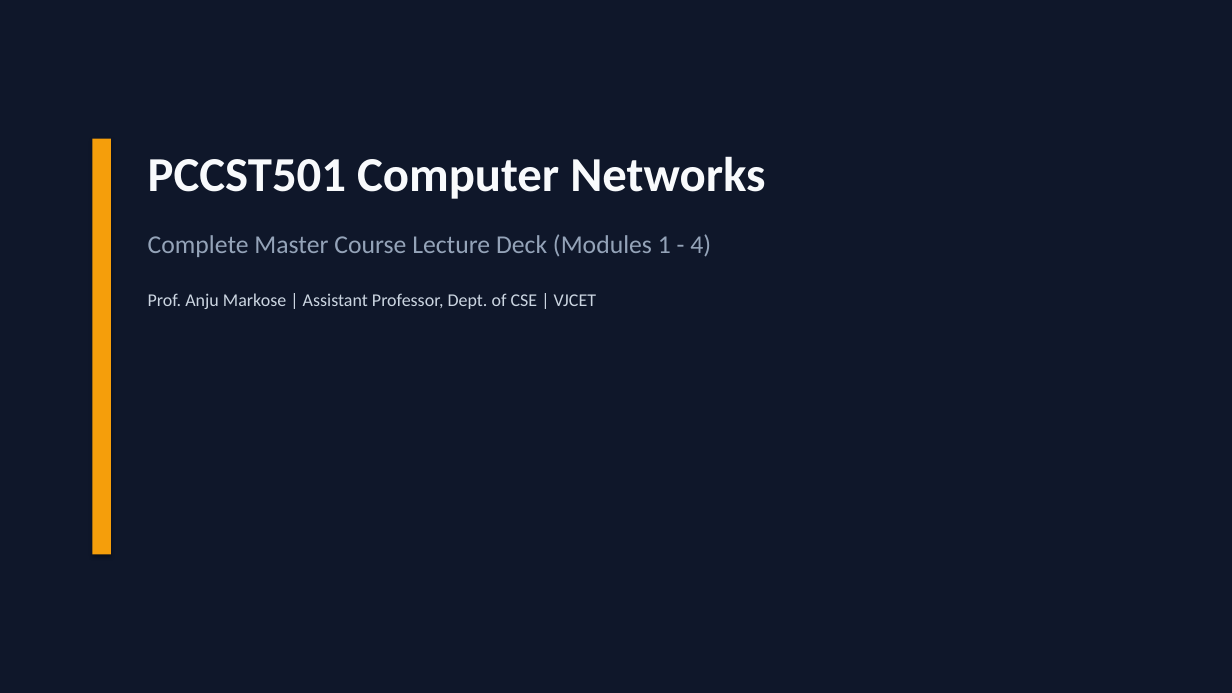
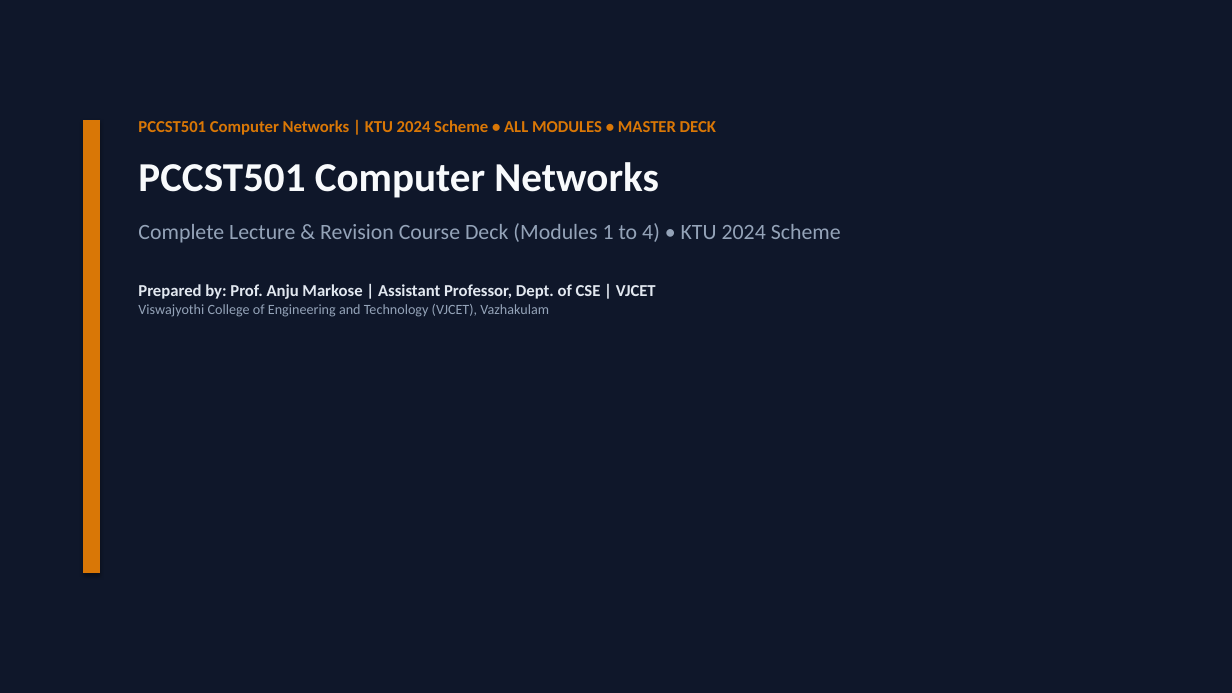
Before and after one commit to CSDVJCET/PCCST501-CN-2024, a slide deck: slide 1 of assets/ppts/PCCST501_Complete_Course_Deck.pptx. Drawn at 1232x693 pixels with LibreOffice and Linux fonts; fonts in the diff are those of the drawing. Boxes give left, top, right and bottom in pixels: in the first picture for what was removed or moved away, otherwise in the second. Text is boxed around its words. In the diff, an @@ line names an element or a change of style, - is before the commit and + after.

```diff
--- a/assets/ppts/PCCST501_Complete_Course_Deck.pptx
+++ b/assets/ppts/PCCST501_Complete_Course_Deck.pptx
@@ text "PCCST501 Computer Networks | KTU ...": place and size @@
-text "PCCST501 Computer Networks | KTU ..." at <box>148,156,765,309</box>
+text "PCCST501 Computer Networks | KTU ..." at <box>138,120,841,317</box>
@@ rectangle: place and size @@
-rectangle at <box>92,139,111,555</box>
+rectangle at <box>83,120,100,573</box>
@@ rectangle at <box>83,120,100,573</box>: fill #F59E0B to #D97706 @@
@@ text at <box>138,120,716,135</box>: paragraph added @@
+PCCST501 Computer Networks | KTU 2024 Scheme • ALL MODULES • MASTER DECK
@@ text at <box>138,162,658,198</box>: size 38 to 32 pt in "PCCST501 Computer Networks"; less space between paragraphs @@
@@ text at <box>138,223,841,317</box>: text changed; size 14 to 13 pt; text colour #CBD5E1 to #94A3B8 @@
-Complete Master Course Lecture Deck (Modules 1 - 4)
-Prof. Anju Markose | Assistant Professor, Dept. of CSE | VJCET
+Complete Lecture & Revision Course Deck (Modules 1 to 4) • KTU 2024 Scheme
+Prepared by: Prof. Anju Markose | Assistant Professor, Dept. of CSE | VJCET
+Viswajyothi College of Engineering and Technology (VJCET), Vazhakulam
```
Also in this commit, not shown: 3 other slides changed, 123 slides added, 27 slides removed, 54 other files.
